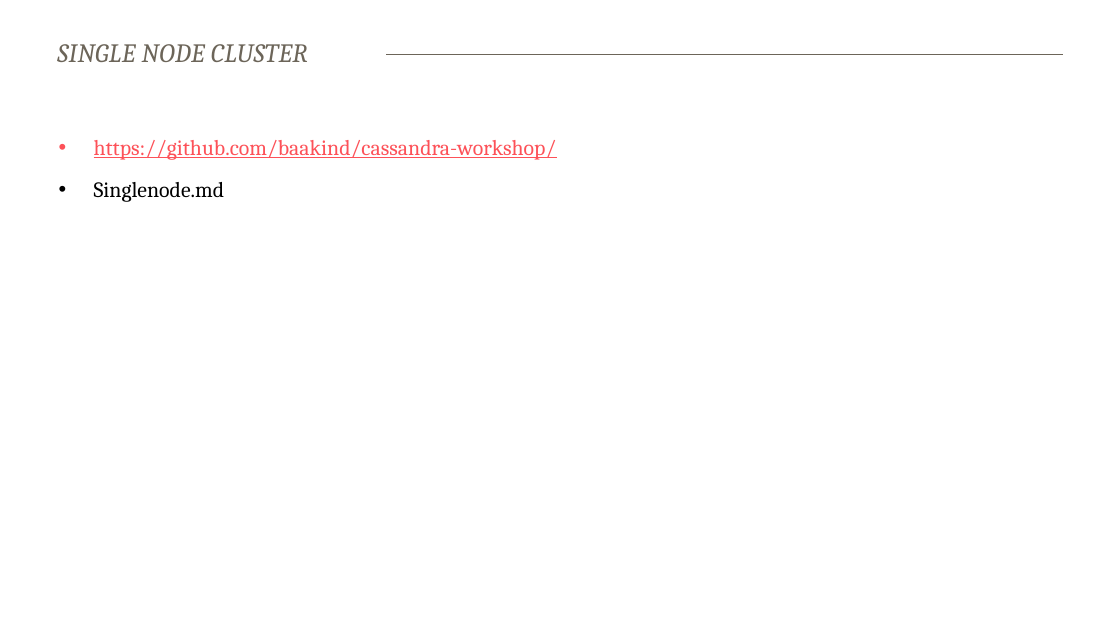
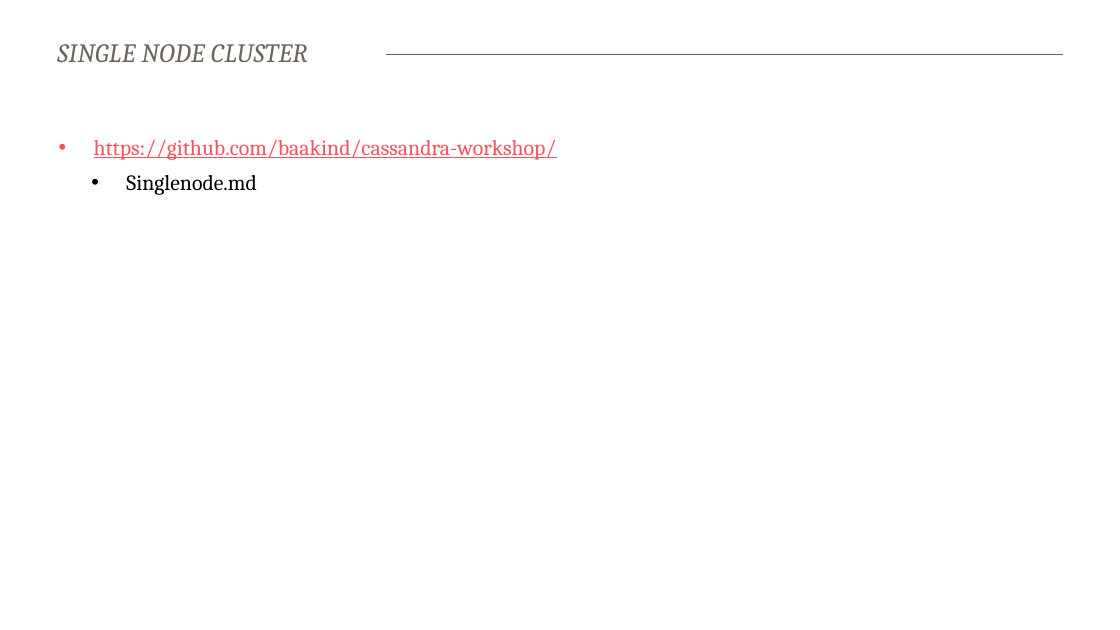
Before and after one commit to baakind/cassandra-workshop, a slide deck: slide 9 of intro.pptx. Drawn at 1120x630 pixels with LibreOffice and Linux fonts; fonts in the diff are those of the drawing. Boxes give left, top, right and bottom in pixels: in the first picture for what was removed or moved away, otherwise in the second. Text is boxed around its words. In the diff, an @@ line names an element or a change of style, - is before the commit and + after.

```diff
--- a/intro.pptx
+++ b/intro.pptx
@@ text at (126, 175, 257, 195): list level 1 to 2 in "Singlenode.md" @@
```
Also in this commit, not shown: 5 other slides changed.
